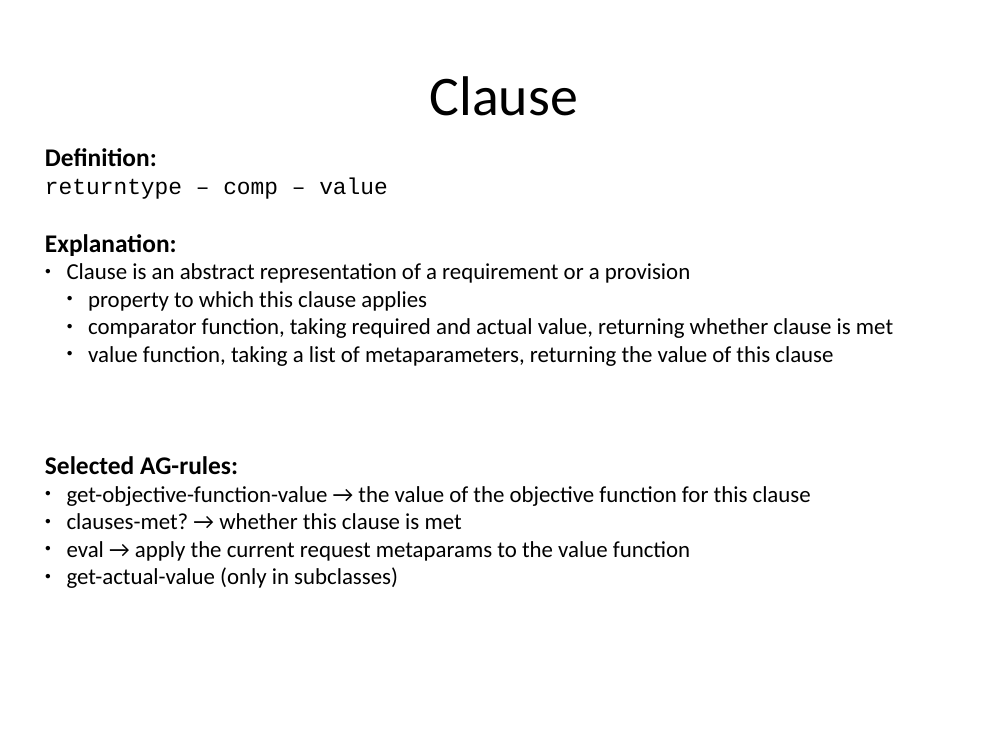
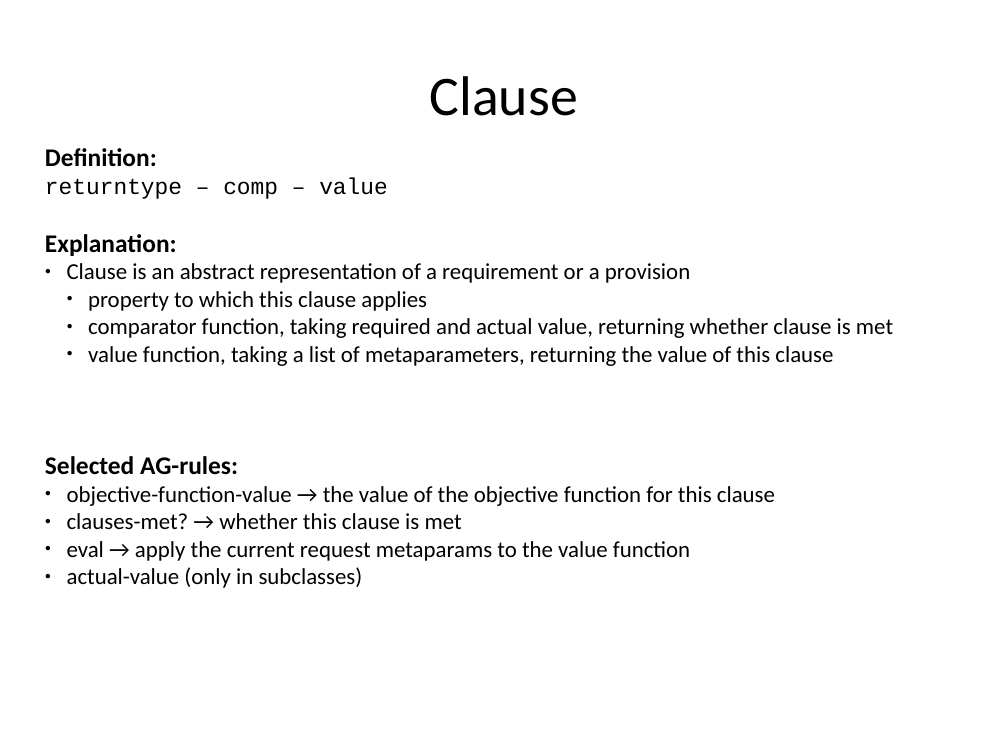
Before and after one commit to rene-schoene/racr-mquat, a slide deck: slide 26 of doc/the-model.odp (slide 19 before the commit). Drawn at 1008x756 pixels with LibreOffice and Linux fonts; fonts in the diff are those of the drawing. Boxes give left, top, right and bottom in pixels: in the first picture for what was removed or moved away, otherwise in the second. Text is boxed around its words. In the diff, an @@ line names an element or a change of style, - is before the commit and + after.

```diff
--- a/doc/the-model.odp
+++ b/doc/the-model.odp
@@ text at bbox=[67, 486, 775, 506]: text changed @@
-● get-objective-function-value → the value of the objective function for this clause
+● objective-function-value → the value of the objective function for this clause
@@ text at bbox=[67, 567, 363, 588]: text changed @@
-● get-actual-value (only in subclasses)
+● actual-value (only in subclasses)
```
Also in this commit, not shown: 21 other slides changed, 7 slides added, 1 other file.
